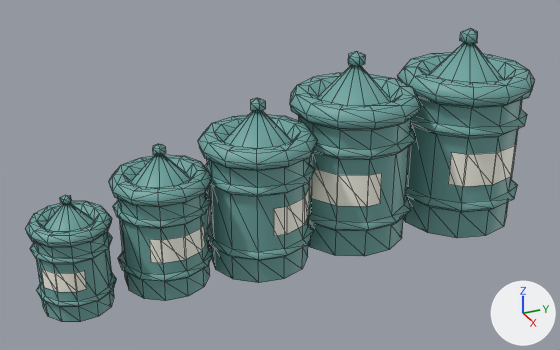
The glTF model www/models/layouts/GB_093_094_jars.glb, before and after one commit.
Rendered twice from a 50 mm camera at (2.71, -1.32, 1.69) aimed at (0.05, -0.12, 0.36). Every picture has the same lights, and +X, +Y and +Z are marked at lower right. Mesh edges are drawn as thin lines. Where no turn or scale is listed for an object, it has been applied to the vertices. Vertices at the same position are counted once.

The first picture shows 'Jar', 'Jar.001', 'Jar.002', 'Jar.003', 'Jar.005', 'Label', 'Label.001', 'Label.002', 'Label.003', 'Label.004'.
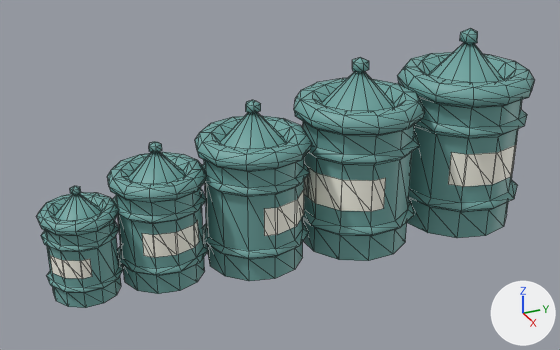
Where the newer file only moved an object's origin or applied its transform, the numbers keep the older frame.

What changed in the scene script:
```text
Change me_cylinder_005:
    used by ob_jar_005; location = (0.051, 0.215, 0.027); scale = (0.776, 0.776, 0.776)
    remove me_cylinder_005.from_pydata(...)  # 179 vertices, 338 faces; spans x -0.346..0.346, y -0.346..0.346, z 0.0..1.052
    add me_cylinder_005.from_pydata(...)  # 179 vertices, 338 faces; spans x -0.217..0.319, y -0.034..0.503, z 0.0..0.817
    me_cylinder_005 part 1: a new loose piece, a UV sphere (5 segments, 3 rings, poles along z) spanning x 0.018..0.088, y 0.199..0.269, z 0.748..0.817, in mat_jar (cyan #6fa5a1)
    me_cylinder_005 part 2: the loose piece of 10 vertices spanning x -0.3..0.008, y -0.303..-0.017, z 0.304..0.484 is scaled about its middle by 0.776, then moved by (0.084, 0.27, -0.088)
    me_cylinder_005 part 3: the loose piece of 157 vertices spanning x -0.346..0.346, y -0.346..0.346, z 0.0..1.004 is rebuilt with 157 vertices and now spans x -0.217..0.319, y -0.034..0.503, z 0.0..0.779
    me_cylinder_005 part 4: the loose piece of 12 vertices spanning x -0.042..0.047, y -0.046..0.044, z 0.963..1.052 is deleted
Change me_cylinder_006:
    used by ob_jar_001; location = (0.102, -0.241, 0.027); scale = (0.665, 0.665, 0.665)
    remove me_cylinder_006.from_pydata(...)  # 179 vertices, 338 faces; spans x -0.352..0.352, y -0.352..0.352, z 0.0..1.052
    add me_cylinder_006.from_pydata(...)  # 179 vertices, 338 faces; spans x -0.191..0.28, y -0.474..-0.002, z 0.0..0.7
    me_cylinder_006 part 5: the loose piece of 12 vertices spanning x -0.041..0.048, y -0.046..0.044, z 0.963..1.052 is turned -5.1 degrees about the z axis through its middle and scaled by 0.665, then moved by (0.044, -0.238, -0.338)
    me_cylinder_006 part 6: a new loose piece of 157 vertices spanning x -0.191..0.28, y -0.474..-0.002, z 0.0..0.667, in mat_jar (cyan #6fa5a1)
    me_cylinder_006 part 7: 157 vertices removed from x -0.352..0.352, y -0.352..0.352, z 0.0..1.004
Change me_cylinder_007:
    used by ob_jar_002; location = (0.102, -0.639, 0.027); scale = (0.548, 0.548, 0.548)
    remove me_cylinder_007.from_pydata(...)  # 179 vertices, 338 faces; spans x -0.348..0.348, y -0.348..0.348, z 0.0..1.052
    add me_cylinder_007.from_pydata(...)  # 179 vertices, 338 faces; spans x -0.183..0.203, y -0.822..-0.436, z 0.0..0.577
    me_cylinder_007 part 8: the loose piece of 12 vertices spanning x -0.039..0.048, y -0.045..0.046, z 0.963..1.052 is turned -5.1 degrees about the z axis through its middle and scaled by 0.548, then moved by (0.008, -0.629, -0.456)
    me_cylinder_007 part 9: a new loose piece of 157 vertices spanning x -0.183..0.203, y -0.822..-0.436, z 0.0..0.55, in mat_jar (cyan #6fa5a1)
    me_cylinder_007 part 10: the loose piece of 157 vertices spanning x -0.348..0.348, y -0.348..0.348, z 0.0..1.004 is deleted
Change me_cylinder_008:
    where me_cylinder_008.from_pydata(...)  # 177 vertices, 336 faces; spans x -0.35..0.35, y -0.35..0.35, z 0.0..1.052
    used by ob_jar_003; location = (0.135, -0.997, 0.027); scale = (0.43, 0.43, 0.43)
    me_cylinder_008 part 11: the loose piece of 157 vertices spanning x -0.35..0.35, y -0.35..0.35, z 0.0..1.004 is turned -5.1 degrees about the z axis through its middle and scaled by 0.43, then moved by (0.014, -0.944, -0.286)
    me_cylinder_008 part 12: the loose piece of 12 vertices spanning x -0.048..0.04, y -0.046..0.045, z 0.963..1.052 is turned -5.1 degrees about the z axis through its middle and scaled by 0.43, then moved by (0.017, -0.944, -0.574)
Change me_cylinder_013:
    where me_cylinder_013.from_pydata(...)  # 8 vertices, 6 faces; spans x 0.0537..0.1328, y -0.1227..0.0165, z 0.1309..0.208
    me_cylinder_013 part 13: the whole mesh is turned -5.1 degrees about the z axis through its middle, then moved by (-0.1259, 0.0449, -0.0265)
Change me_cylinder_012:
    where me_cylinder_012.from_pydata(...)  # 10 vertices, 8 faces; spans x 0.098..0.169, y -0.095..0.132, z 0.167..0.265
    me_cylinder_012 part 14: the whole mesh is turned -5.1 degrees about the z axis through its middle, then moved by (-0.092, -0.002, -0.027)
Change me_cylinder_011:
    where me_cylinder_011.from_pydata(...)  # 10 vertices, 8 faces; spans x 0.026..0.205, y -0.02..0.198, z 0.202..0.322
    me_cylinder_011 part 15: the whole mesh is turned -5.1 degrees about the z axis through its middle, then moved by (-0.05, -0.007, -0.027)
Change me_cylinder_010:
    where me_cylinder_010.from_pydata(...)  # 10 vertices, 8 faces; spans x 0.013..0.235, y -0.233..0.006, z 0.236..0.376
    me_cylinder_010 part 16: the whole mesh is moved by (0.0, 0.02, -0.027)
Change ob_jar_005:
    ob_jar_005.scale: (0.776, 0.776, 0.776) -> (1.0, 1.0, 1.0)
    ob_jar_005.location: (0.051, 0.215, 0.027) -> (0.0, 0.0, 0.0)
Change ob_jar_001:
    ob_jar_001.scale: (0.665, 0.665, 0.665) -> (1.0, 1.0, 1.0)
    ob_jar_001.location: (0.102, -0.241, 0.027) -> (0.0, 0.0, 0.0)
Change ob_jar_002:
    ob_jar_002.scale: (0.548, 0.548, 0.548) -> (1.0, 1.0, 1.0)
    ob_jar_002.location: (0.102, -0.639, 0.027) -> (0.0, 0.0, 0.0)
Change ob_jar_003:
    ob_jar_003.scale: (0.43, 0.43, 0.43) -> (1.0, 1.0, 1.0)
    ob_jar_003.location: (0.135, -0.997, 0.027) -> (0.0, 0.0, 0.0)
```

Changed parts and their boxes [x1, y1, x2, y2] in the pictures (560 x 350 px; the box of a moved part takes in the faces that stretch with it):
'Jar.005', reshaped, moved, rescaled: before [290, 51, 421, 256]; after [294, 57, 424, 261]
'Jar.001', reshaped, moved, rescaled: before [198, 98, 318, 283]; after [195, 100, 312, 281]
'Jar.002', reshaped, moved, rescaled: before [109, 144, 214, 301]; after [107, 142, 208, 294]
'Jar.003', reshaped, moved, rescaled (6% narrower): before [25, 195, 117, 322]; after [37, 186, 123, 308]
'Label.004', mesh moved: before [309, 168, 382, 207]; after [308, 168, 386, 211]
'Label.002', mesh turned: before [149, 224, 205, 263]; after [142, 221, 199, 257]
'Label.001', mesh turned: before [41, 269, 87, 292]; after [50, 255, 92, 279]
'Label.003', mesh turned: before [274, 186, 310, 236]; after [264, 187, 304, 236]
part 1 of me_cylinder_005, added: after [352, 57, 369, 73]
part 2 of me_cylinder_005, moved or reshaped (not visible before): after [303, 167, 308, 196]
part 3 of me_cylinder_005, rebuilt: before [290, 66, 421, 256]; after [294, 72, 424, 261]
part 4 of me_cylinder_005, deleted: before [348, 51, 366, 67]
part 5 of me_cylinder_006, moved or reshaped: before [251, 98, 266, 112]; after [246, 100, 261, 114]
part 6 of me_cylinder_006, added (cyan): after [195, 112, 312, 281]
part 7 of me_cylinder_006, deleted (cyan): before [198, 111, 318, 283]
part 8 of me_cylinder_007, moved or reshaped: before [153, 144, 166, 156]; after [149, 142, 162, 153]
part 9 of me_cylinder_007, added (cyan): after [107, 152, 208, 294]
part 10 of me_cylinder_007, deleted (cyan): before [109, 154, 214, 301]
part 11 of me_cylinder_008, moved or reshaped: before [25, 201, 117, 322]; after [37, 192, 123, 308]
part 12 of me_cylinder_008, moved or reshaped: before [60, 195, 72, 205]; after [70, 186, 81, 195]
